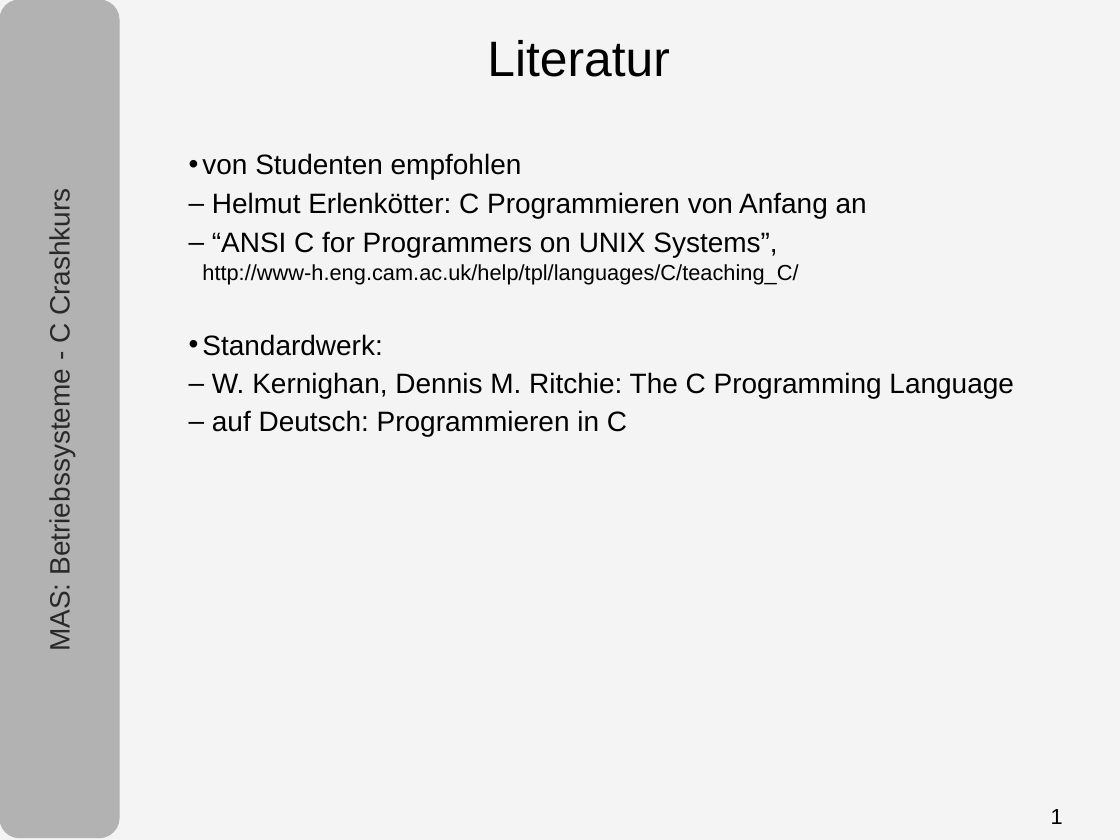
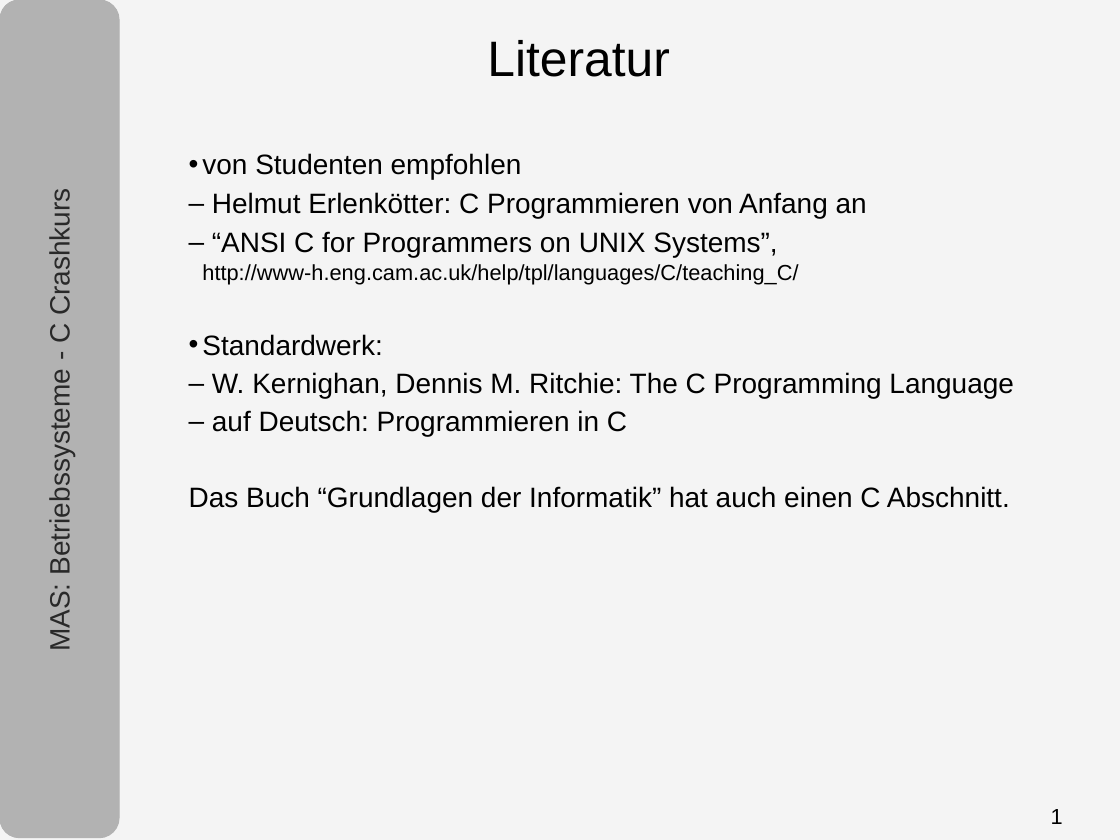
Before and after one commit to tpo/betriebssysteme, a slide deck: slide 1 of 05-1_C.odp. Drawn at 1120x840 pixels with LibreOffice and Linux fonts; fonts in the diff are those of the drawing. Boxes give left, top, right and bottom in pixels: in the first picture for what was removed or moved away, otherwise in the second. Text is boxed around its words. In the diff, an @@ line names an element or a change of style, - is before the commit and + after.

Commit message:
Hinweis auf C Abschnitt in 'Grundlagen der Informatik'

```diff
--- a/05-1_C.odp
+++ b/05-1_C.odp
@@ text at <box>189,486,1010,512</box>: paragraph added @@
+Das Buch “Grundlagen der Informatik” hat auch einen C Abschnitt.
```
Also in this commit, not shown: 1 other file.
